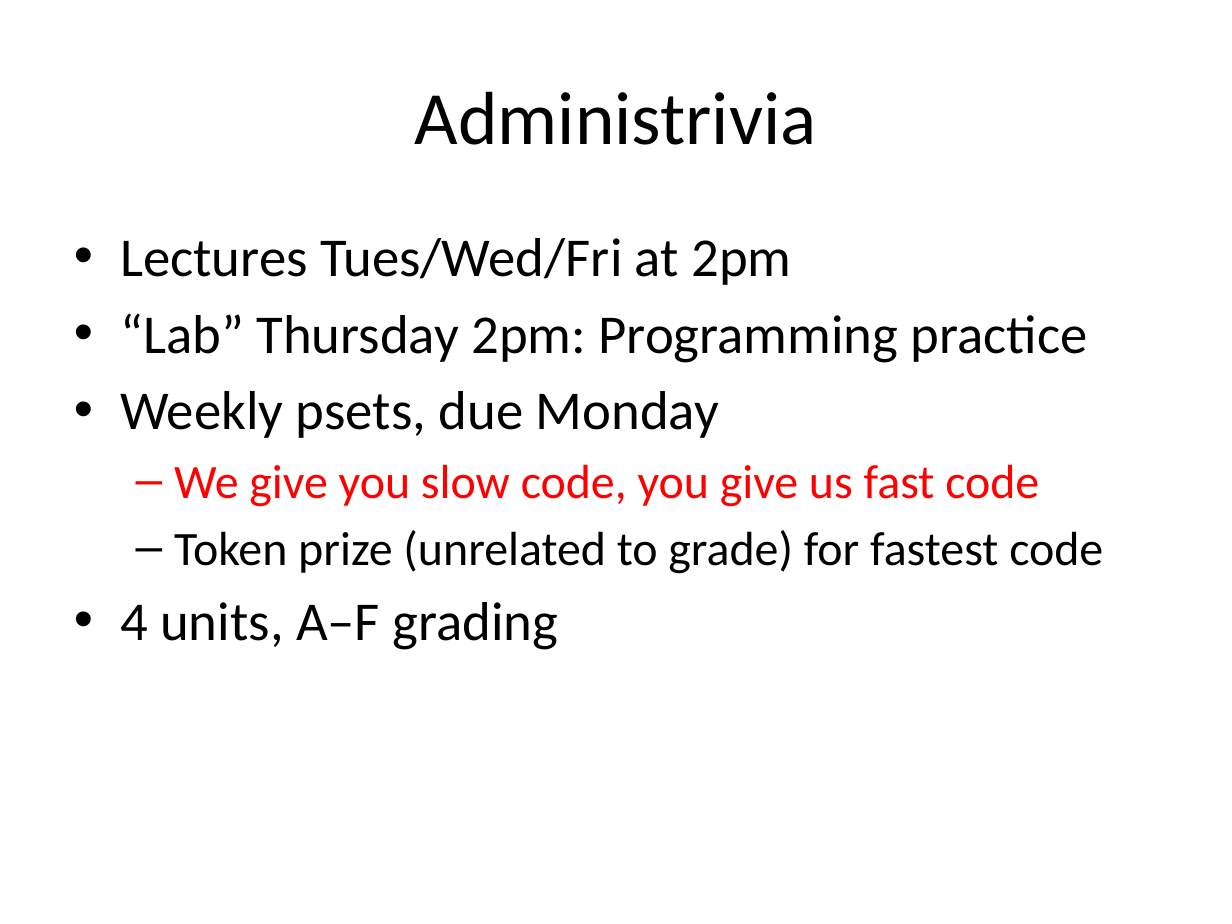
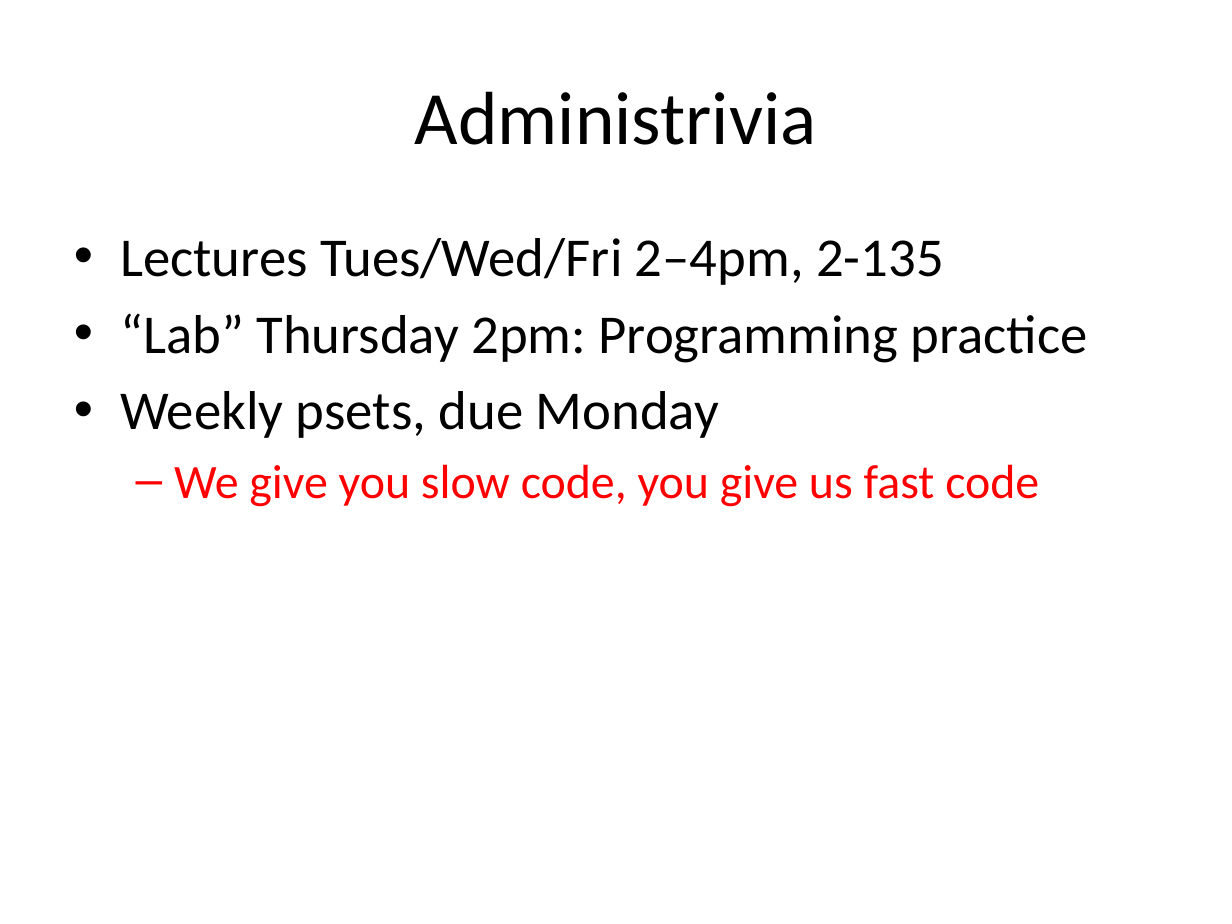
Before and after one commit to mitmath/18S096, a slide deck: slide 2 of lectures/lecture1/Course-overview.pptx. Drawn at 1232x924 pixels with LibreOffice and Linux fonts; fonts in the diff are those of the drawing. Boxes give left, top, right and bottom in pixels: in the first picture for what was removed or moved away, otherwise in the second. Text is boxed around its words. In the diff, an @@ line names an element or a change of style, - is before the commit and + after.

```diff
--- a/lectures/lecture1/Course-overview.pptx
+++ b/lectures/lecture1/Course-overview.pptx
@@ text at (120, 238, 944, 285): text changed @@
-• Lectures Tues/Wed/Fri at 2pm
+• Lectures Tues/Wed/Fri 2–4pm, 2-135
@@ text at (120, 530, 1103, 650): paragraphs removed @@
-  – Token prize (unrelated to grade) for fastest code
-• 4 units, A–F grading
```
Also in this commit, not shown: 2 other slides changed, 1 other file.
